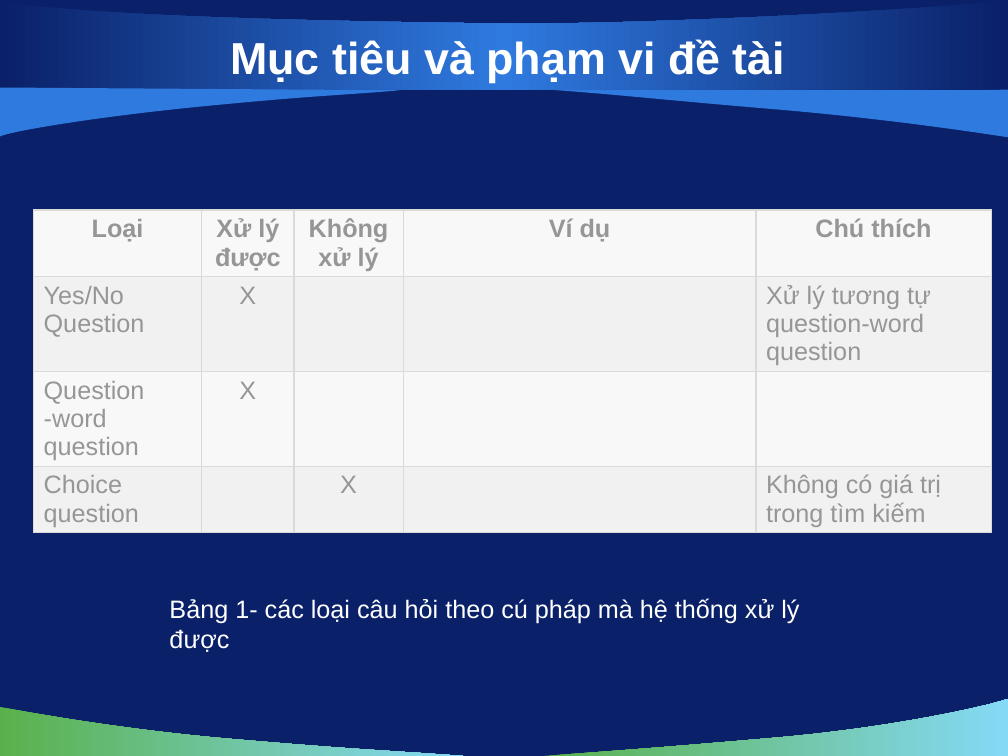
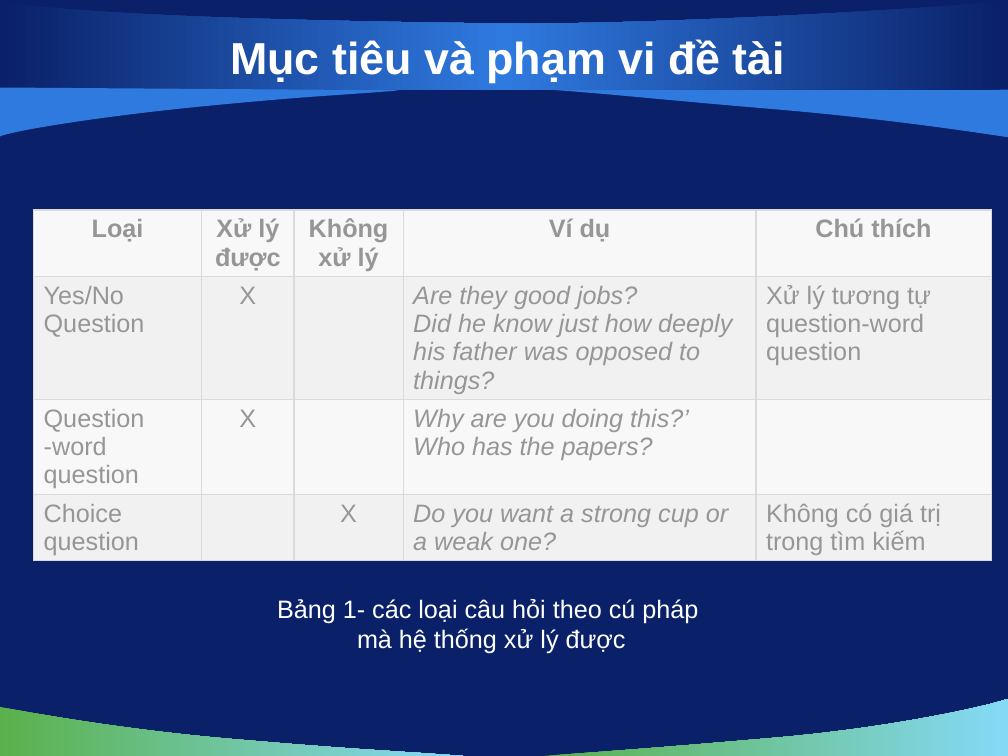
Before and after one commit to hungntit/filnalproject, a slide deck: slide 5 of De Cuong/bao cao 03-12-2010.pptx. Drawn at 1008x756 pixels with LibreOffice and Linux fonts; fonts in the diff are those of the drawing; background and template pictures are left out. Boxes give left, top, right and bottom in pixels: in the first picture for what was removed or moved away, otherwise in the second. Text is boxed around its words. In the diff, an @@ line names an element or a change of style, - is before the commit and + after.

```diff
--- a/De Cuong/bao cao 03-12-2010.pptx
+++ b/De Cuong/bao cao 03-12-2010.pptx
@@ table at box(33, 210, 991, 583) @@
-row 2, column 4: 
+row 2, column 4: Are they good jobs? / Did he know just how deeply his father was opposed to things?
-row 3, column 4: 
+row 3, column 4: Why are you doing this?’ / Who has the papers?
-row 4, column 4: 
+row 4, column 4: Do you want a strong cup or a weak one?
@@ text at box(277, 599, 698, 654): text changed @@
-Bảng 1- các loại câu hỏi theo cú pháp mà hệ thống xử lý được
+Bảng 1- các loại câu hỏi theo cú pháp
+mà hệ thống xử lý được
```
Also in this commit, not shown: 5 other slides changed, 5 slides added, 2 slides removed.
